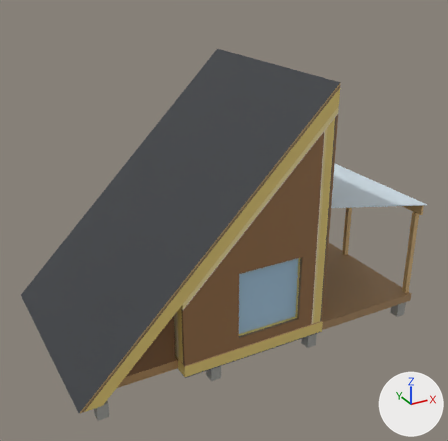
The glTF model design-review/triangelstuga/model.glb, before and after one commit.
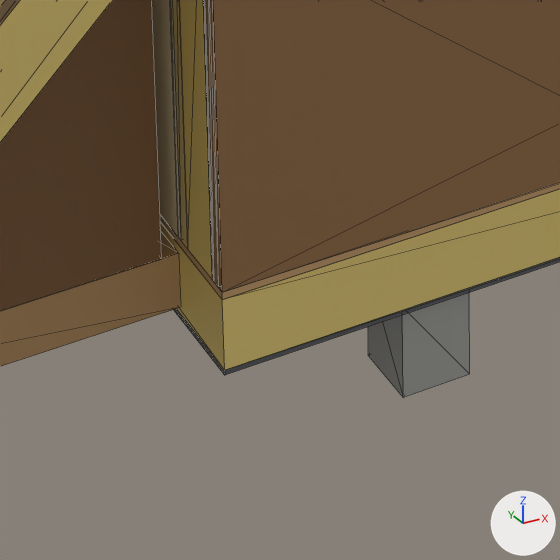
The first picture shows the older version from a camera (50 mm lens) standing at (-1755.0, -7990.0, 7095.0) and looking at (3585.0, 1720.0, 2241.0). The close-ups show the older and then the newer version on the part from 34% to 52% of the width and 73% to 92% of the height of that picture. Only the edits that show in the close-ups are written down. The axes (+X, +Y, +Z) are drawn at lower right. The lights are the same throughout. The close-ups show mesh edges as thin lines. Where no turn or scale is listed for an object, it has been applied to the vertices.

The first close-up shows 'b18', 'b2', 'b3', 'b31', 'b32', 'b34', 'b35', 'b4', 'b6', 'b61', 'b68', 'b69' and 3 more.
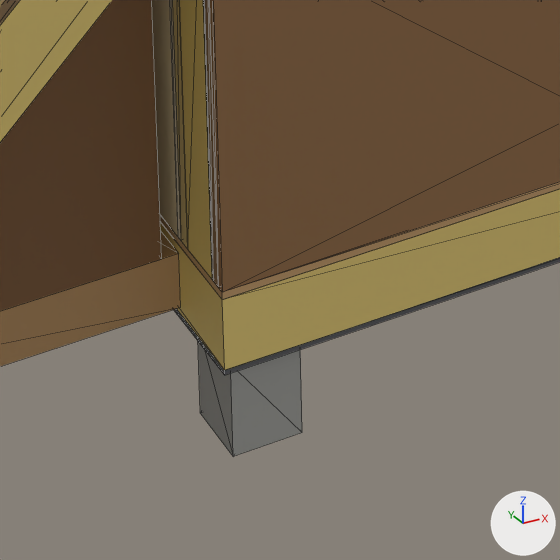
What differs and where, as boxes (x1, y1, x2, y2) in the close-ups (560 x 560 px):
```json
{"object": "b6", "change": "moved", "before": [368, 293, 470, 397], "after": [198, 342, 302, 456]}
```

Edits to the scene script, one JSON object a line:
```json
{"op": "set", "path": "ob_b6.location", "old": "(2500.0, 132.0, 146.0)", "new": "(2002.0, 132.0, 146.0)"}
```
